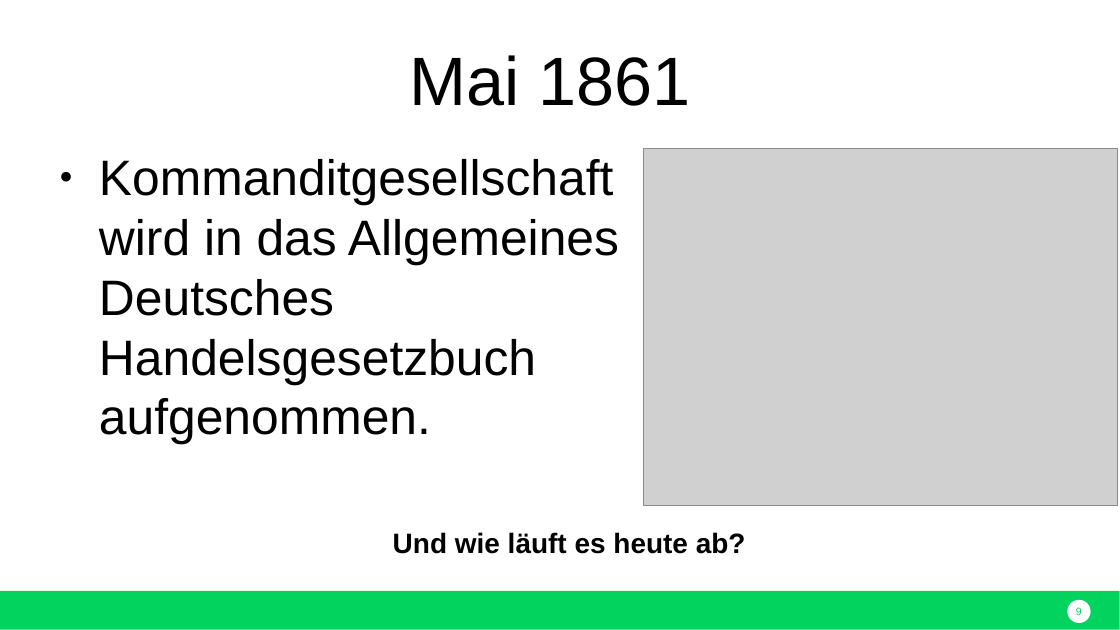
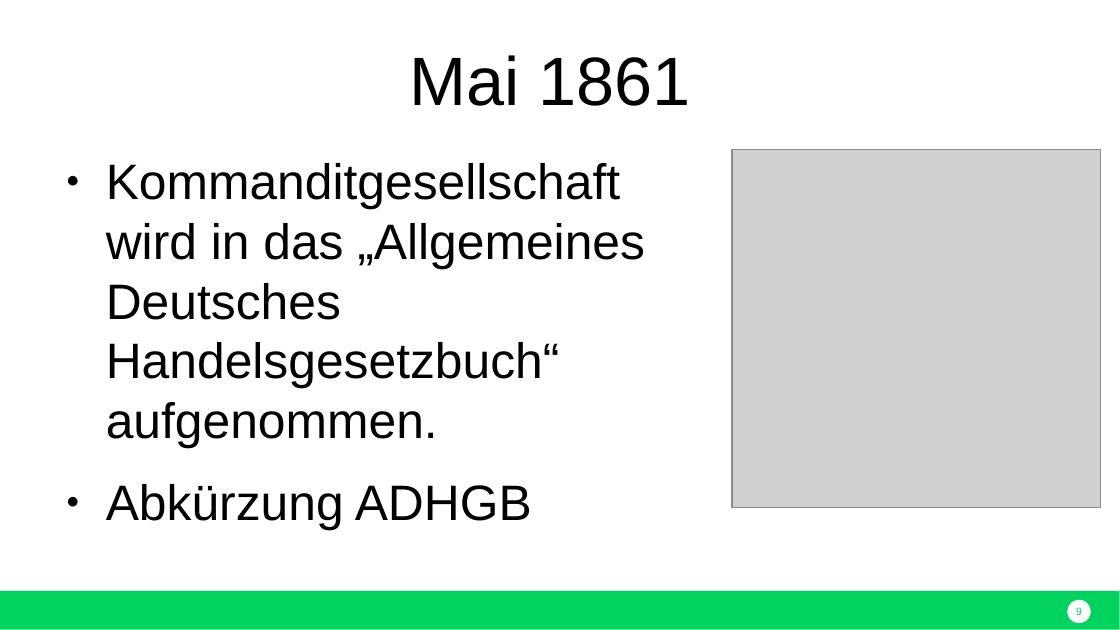
Before and after one commit to nodeg/exercises, a slide deck: slide 9 of Referat_BWP_KG_eugen.pptx. Drawn at 1120x630 pixels with LibreOffice and Linux fonts; fonts in the diff are those of the drawing; grey boxes stand for pictures. Boxes give left, top, right and bottom in pixels: in the first picture for what was removed or moved away, otherwise in the second. Text is boxed around its words. In the diff, an @@ line names an element or a change of style, - is before the commit and + after.

```diff
--- a/Referat_BWP_KG_eugen.pptx
+++ b/Referat_BWP_KG_eugen.pptx
@@ text at box(106, 163, 645, 530): text changed @@
-● Kommanditgesellschaft wird in das Allgemeines Deutsches Handelsgesetzbuch aufgenommen.
+● Kommanditgesellschaft wird in das „Allgemeines Deutsches Handelsgesetzbuch“ aufgenommen.
+● Abkürzung ADHGB
@@ picture: place and size @@
-picture at box(644, 148, 1118, 505)
+picture at box(732, 150, 1101, 507)
@@ text removed at box(393, 532, 746, 554) @@
-Und wie läuft es heute ab?
```
Also in this commit, not shown: 6 other slides changed.
